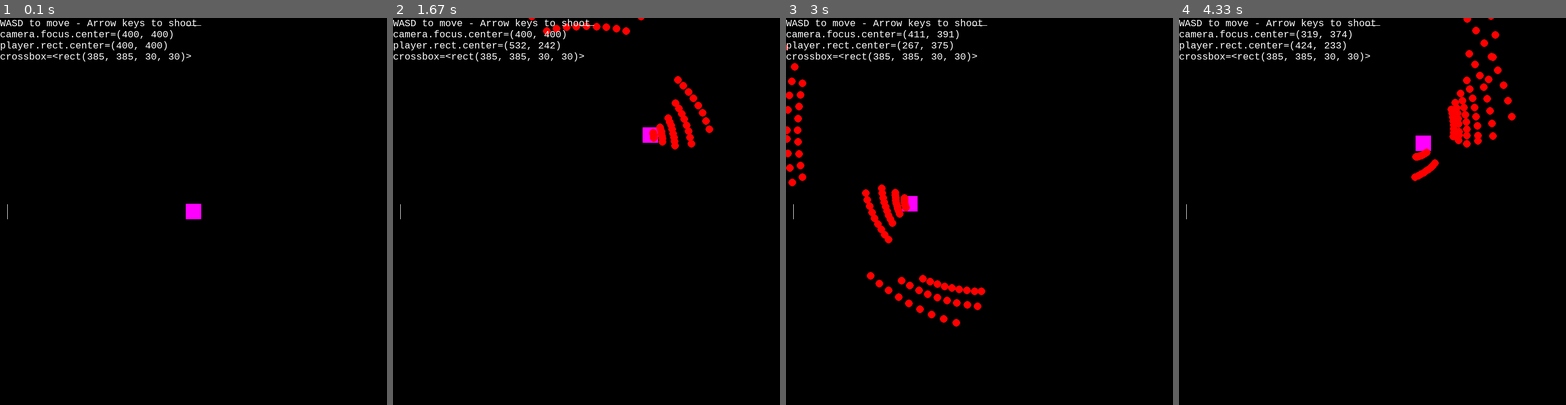
Above: before the commit, frames 1-4 (left to right).
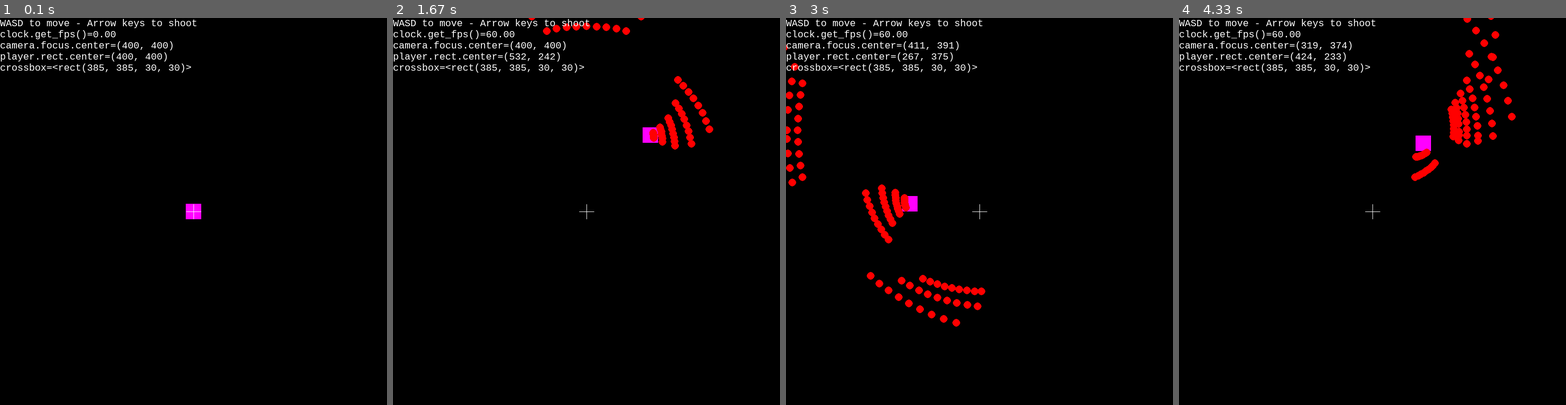
Above: after the commit, the same moments.

Repository: hitbox/scratch
Game: pygame game, started from pygame/throwshot.py
Same seed, same stepped clock (60 frames per second), same inputs: the game is played once before the commit and once after it.
Inputs:
- Up to frame 1 (0.1 s): no input
- Up to frame 2 (1.67 s): hold Right 0.33-0.8 s; hold Up 0.88-1.18 s; hold W 0.88-1.18 s; hold Right from 1.22 s (still down); hold D from 1.22 s (still down)
- Up to frame 3 (3 s): release Right at 1.68 s; release D at 1.68 s; hold Left 1.72-2.25 s; hold A 1.72-2.25 s; hold Down 2.28-2.58 s; hold S 2.28-2.58 s; hold Left from 2.62 s (still down); hold A from 2.62 s (still down)
- Up to frame 4 (4.33 s): release Left at 3.02 s; release A at 3.02 s; hold Up 3.05-3.42 s; hold W 3.05-3.42 s; hold Right 3.45-4.08 s; hold D 3.45-4.08 s; hold Down from 4.12 s (still down); hold S from 4.12 s (still down)

The runs differ from the first frame. In frame 1, 1.3% of the frame differs, in the area x 0-52%, y 1-52%; in frame 2, 1.3%; in frame 3, 1.3%; in frame 4, 1.3%.

Commit message:
pygame/throwshot.py
- fix crosshair

Diff:
--- a/pygame/throwshot.py
+++ b/pygame/throwshot.py
@@ -154,25 +154,26 @@
 
 def crosslines(rect):
     x, y, w, h = rect
-    r = x + w
-    b = y + h
-    hw = w // 2
-    hh = h // 2
-    yield ((x, hh), (r, hh))
-    yield ((hw, y), (hw, b))
-
-def keyed_vector(keys, magnitude):
-    up, right, down, left = map(bool, keys)
+    cx = x + w // 2
+    cy = y + h // 2
+    yield ((x, cy), (x + w, cy))
+    yield ((cx, y), (cx, y + h))
+
+def keyed_vector(pressed, magnitude):
+    up, right, down, left = map(bool, pressed)
     return (-magnitude * left + magnitude * right, -magnitude * up + magnitude * down)
+
+def rangef(start, stop, step):
+    while start < stop:
+        yield start
+        start += step
 
 def shot_angles(center_velocity, spread, step):
     center_angle = math.atan2(center_velocity.y, center_velocity.x)
     angle = center_angle - math.radians(spread)
     stop = center_angle + math.radians(spread)
     step = math.radians(step)
-    while angle < stop:
-        yield angle
-        angle += step
+    yield from rangef(angle, stop, step)
 
 def zero(value, threshold):
     if abs(value) < threshold:
@@ -285,10 +286,6 @@
                         + player.velocity
                         * SHOT_THROW_FACTOR
                     )
-                    # TODO
-                    # - too many args
-                    # - probably not responsible for group management
-                    # - impart shot-throw outside, here
                     player.gun.shoot(
                         entities,
                         center_velocity,
@@ -297,8 +294,6 @@
                         BULLET_LIVE_TIME,
                     )
             entities.update(elapsed)
-            # TODO
-            # - move camera
             if camera.focus.contains(player.rect):
                 update_friction(camera.acceleration, 0.1)
                 update_friction(camera.velocity, 0.5)
@@ -311,7 +306,6 @@
             camera.update()
         screen.fill('black')
         screen.blits(blits_with_camera(entities, camera))
-        #entities.draw(screen)
         crossbox = pygame.Rect(0, 0, 30, 30)
         crossbox.center = window.center
         blit_text_lines(
@@ -320,21 +314,14 @@
             'white',
             texts = [
                 'WASD to move - Arrow keys to shoot',
-                #f'{paused=}',
+                f'{clock.get_fps()=:.2f}',
                 f'{camera.focus.center=}',
-                #f'{coordinates(camera.focus)=}',
-                #f'{coordinates(camera.viewport)=}',
-                #f'{camera.acceleration=}',
-                #f'{camera.velocity=}',
-                #f'{camera.position=}',
-                #f'{coordinates(player.rect)=}',
                 f'{player.rect.center=}',
                 f'{crossbox=}',
             ]
         )
         for start, end in crosslines(crossbox):
             pygame.draw.line(screen, 'white', start, end)
-        #texts.extend(f'player.{name}={getattr(player, name)}' for name in DEBUG_PLAYER_ATTRS)
         pygame.display.flip()
 
 def main(argv=None):
